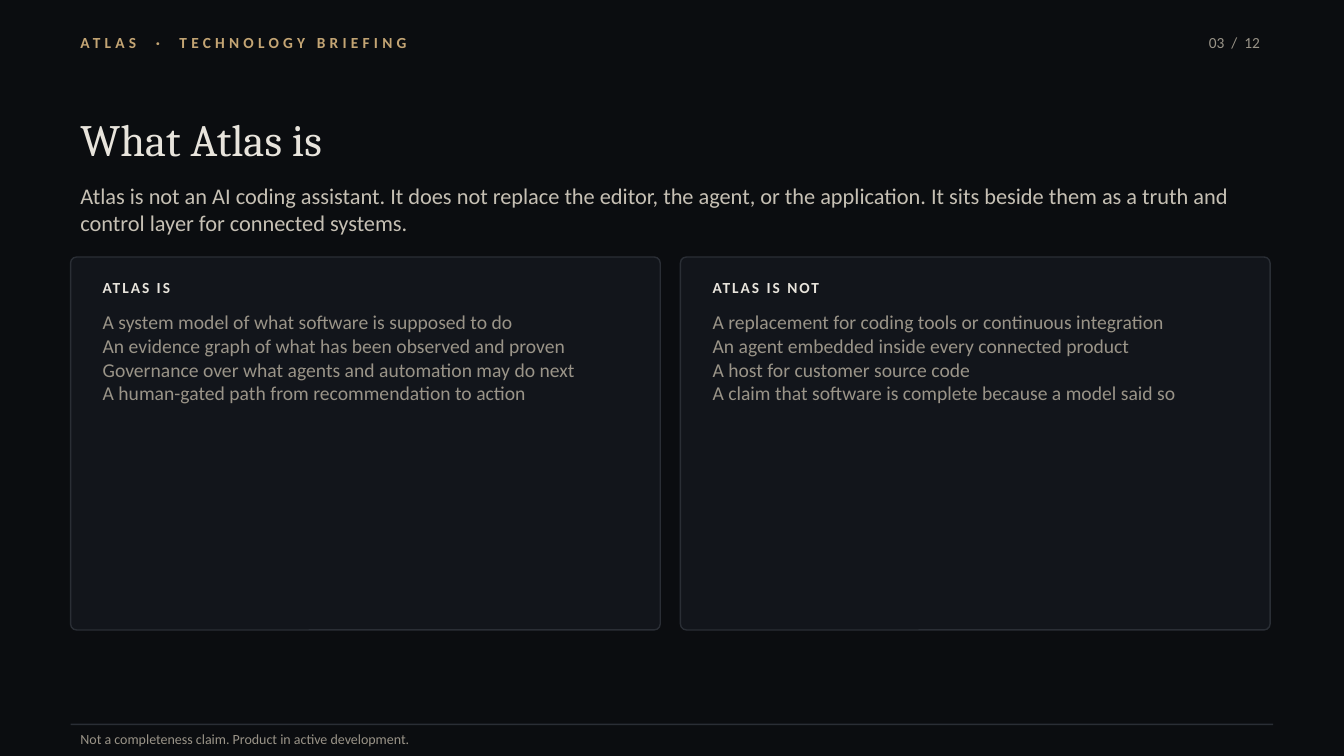
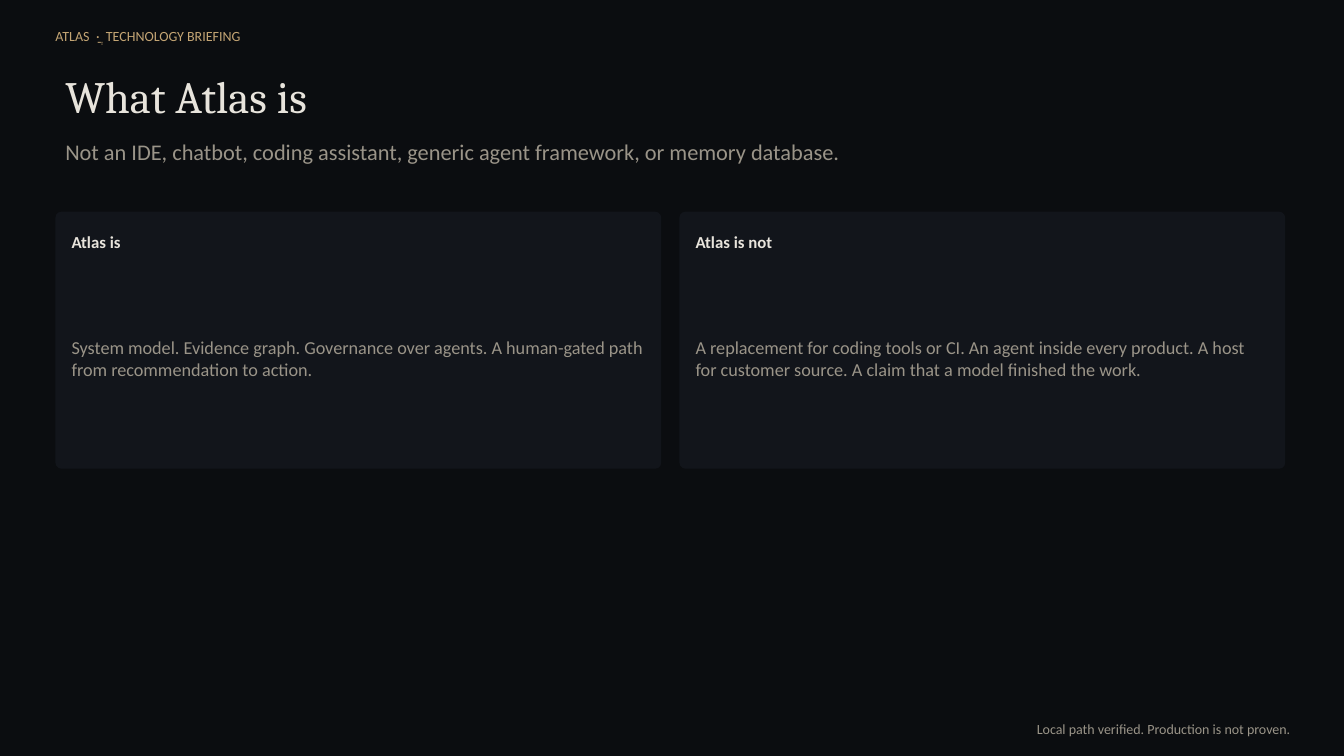
Before and after one commit to relaya17/taqonu, a slide deck: slide 3 of docs/Atlas-Technology-Briefing.pptx. Drawn at 1344x756 pixels with LibreOffice and Linux fonts; fonts in the diff are those of the drawing. Boxes give left, top, right and bottom in pixels: in the first picture for what was removed or moved away, otherwise in the second. Text is boxed around its words. In the diff, an @@ line names an element or a change of style, - is before the commit and + after.

```diff
--- a/docs/Atlas-Technology-Briefing.pptx
+++ b/docs/Atlas-Technology-Briefing.pptx
@@ text at (55, 32, 240, 41): text changed; size 11 to 10 pt; bold off @@
-ATLAS · TECHNOLOGY BRIEFING
+ATLAS ֲ· TECHNOLOGY BRIEFING
@@ text removed at (1209, 38, 1260, 48) @@
-03 / 12
@@ text "What Atlas is": place and size @@
-text "What Atlas is" at (80, 125, 322, 157)
+text "What Atlas is" at (65, 82, 307, 114)
@@ text at (65, 144, 839, 164): text changed; size 10 to 16 pt @@
-Not a completeness claim. Product in active development.
+Not an IDE, chatbot, coding assistant, generic agent framework, or memory database.
@@ text removed at (80, 188, 1227, 235) @@
-Atlas is not an AI coding assistant. It does not replace the editor, the agent, or the application. It sits beside them as a truth and control layer for connected systems.
@@ rounded rectangle: place and size @@
-rounded rectangle at (71, 257, 660, 630)
+rounded rectangle at (55, 212, 661, 469)
@@ rounded rectangle at (55, 212, 661, 469): outline #2A2E35 1 pt to none; proportions changed @@
@@ text at (72, 236, 121, 248): text changed; size 11 to 12 pt @@
-ATLAS IS
+Atlas is
@@ rounded rectangle at (680, 212, 1286, 469): outline #2A2E35 1 pt to none; proportions changed @@
@@ rounded rectangle: place and size @@
-rounded rectangle at (681, 257, 1270, 630)
+rounded rectangle at (680, 212, 1286, 469)
@@ text at (696, 236, 772, 248): text changed; size 11 to 12 pt @@
-ATLAS IS NOT
+Atlas is not
@@ text "System model. Evidence graph. Governance ..." at (72, 341, 643, 376): vertical alignment top to middle @@
@@ text "A replacement for coding tools ..." at (696, 341, 1244, 376): vertical alignment top to middle @@
@@ text at (72, 341, 643, 376): text changed; size 14 to 13 pt @@
-A system model of what software is supposed to do
-An evidence graph of what has been observed and proven
-Governance over what agents and automation may do next
-A human-gated path from recommendation to action
+System model. Evidence graph. Governance over agents. A human-gated path from recommendation to action.
@@ text at (696, 341, 1244, 376): text changed; size 14 to 13 pt @@
-A replacement for coding tools or continuous integration
-An agent embedded inside every connected product
-A host for customer source code
-A claim that software is complete because a model said so
+A replacement for coding tools or CI. An agent inside every product. A host for customer source. A claim that a model finished the work.
@@ rectangle removed at (71, 724, 1273, 725) @@
@@ text added at (1037, 724, 1290, 736), 10 pt, text #9A9488 @@
+Local path verified. Production is not proven.
```
Also in this commit, not shown: 5 other slides changed, 7 slides added, 6 slides removed, 59 other files.
